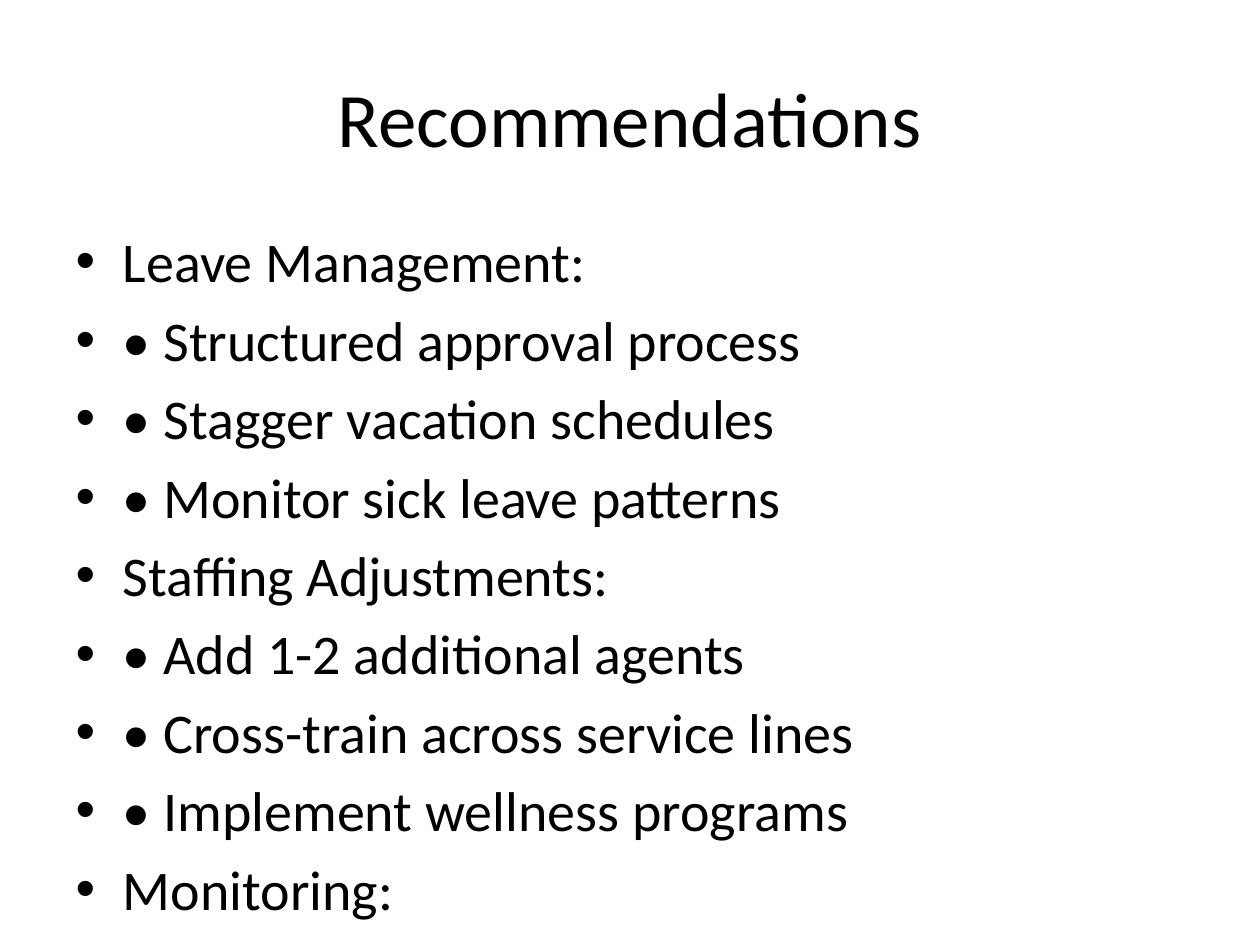
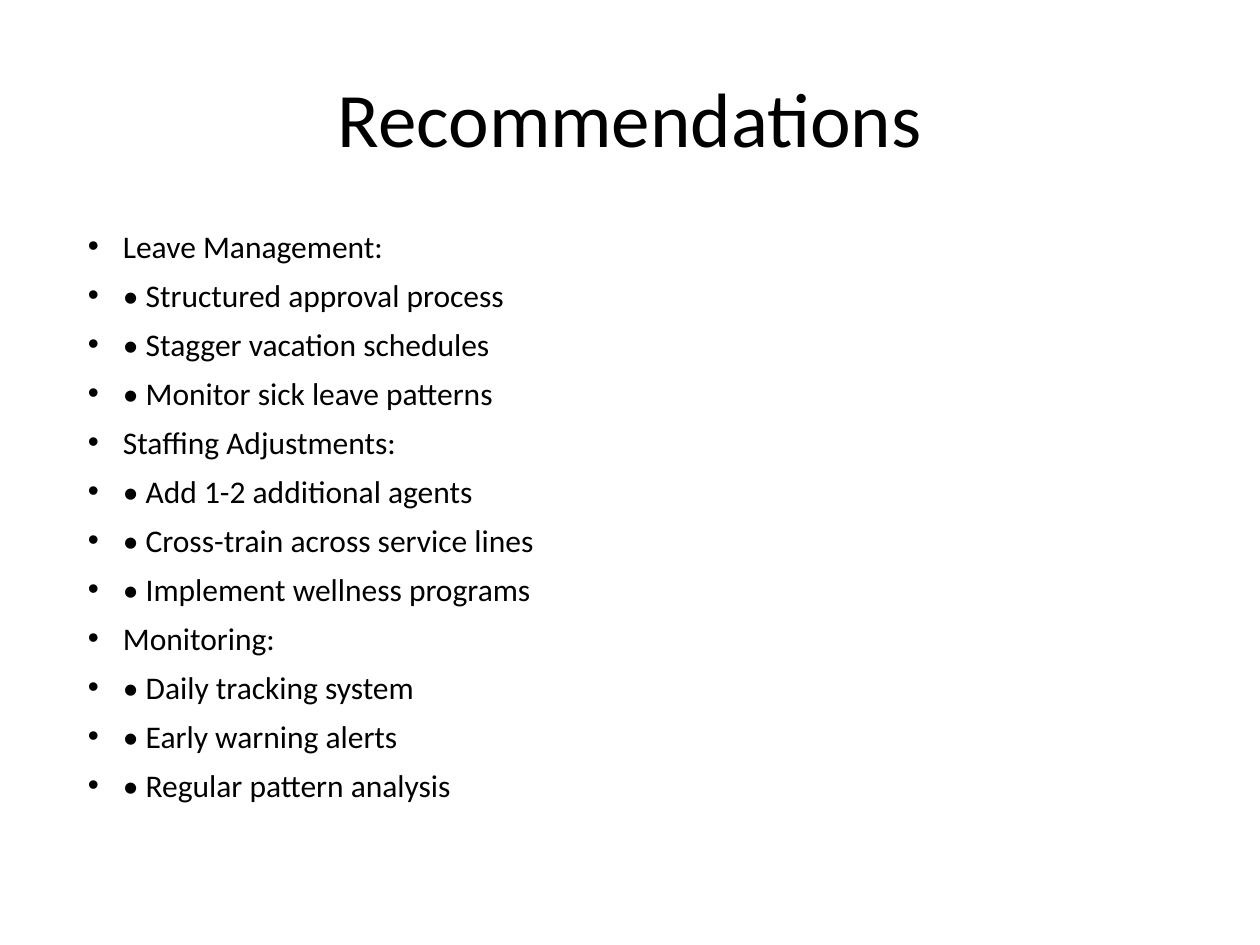
Before and after one commit to Gracing47/ExerciseAssessment, a slide deck: slide 5 of Assessment_03/output/Presentation/team_analysis.pptx. Drawn at 1260x945 pixels with LibreOffice and Linux fonts; fonts in the diff are those of the drawing. Boxes give left, top, right and bottom in pixels: in the first picture for what was removed or moved away, otherwise in the second. Text is boxed around its words. In the diff, an @@ line names an element or a change of style, - is before the commit and + after.

```diff
--- a/Assessment_03/output/Presentation/team_analysis.pptx
+++ b/Assessment_03/output/Presentation/team_analysis.pptx
@@ text "Leave Management:" at <box>123,237,533,803</box>: size 32 to 18 pt; indent changed; less space between paragraphs @@
```
Also in this commit, not shown: 6 other slides changed, 1 other file.
